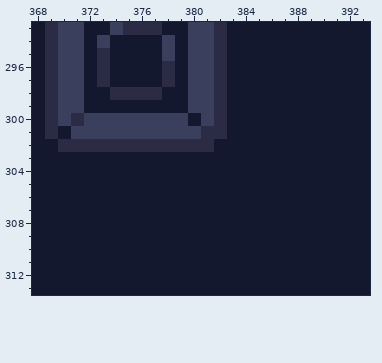
Edited in one commit: pixel-art file (assets/template.aseprite). The picture above is the old version.
400x320 pixels, 1 frame. Colours within 5 levels of each other are drawn and written as one. Shown: x 368..393, y 293..313. The commit also changed other parts of the picture, which this record leaves out.
And afterwards:
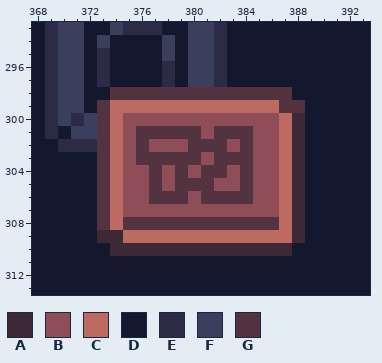
Palette (. is transparent): A #3d2936  B #8f4d57  C #bd6a62  D #14182e  E #2b2b45  F #3a3f5e  G #52333f
Changes in this commit:
Changed rows in their new state; - is an unchanged pixel.
Layer "ui":
first column x 373:
298 -GGGGGGGGGGGGGG-
299 GCCCCCCCCCCCCCGG
300 GCBBBBBBBBBBBBCA
301 GCBGGGGGBGGGBBCA
302 GCBGBBBGGGBGBBCA
303 GCBGGGGGBGGGBBCA
304 GCBBGBGBGGBGBBCA
305 GCBBGBGGGBBGBBCA
306 GCBBGGGBGGGGBBCA
307 GCBBBBBBBBBBBBCA
308 GCGGGGGGGGGGGGCA
309 AACCCCCCCCCCCCCA
310 -AAAAAAAAAAAAAA-
Boxes around the changes in both pictures, in picture pixels (x1, y1, x2, y2):
changed: (97, 87, 305, 256)
